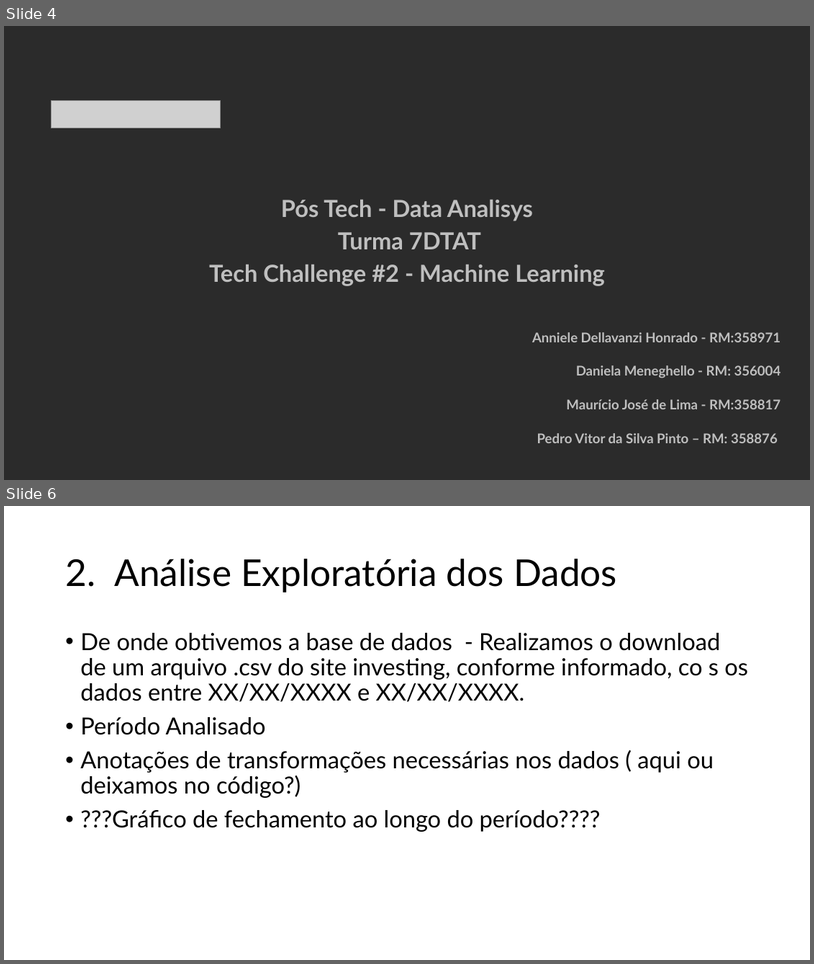
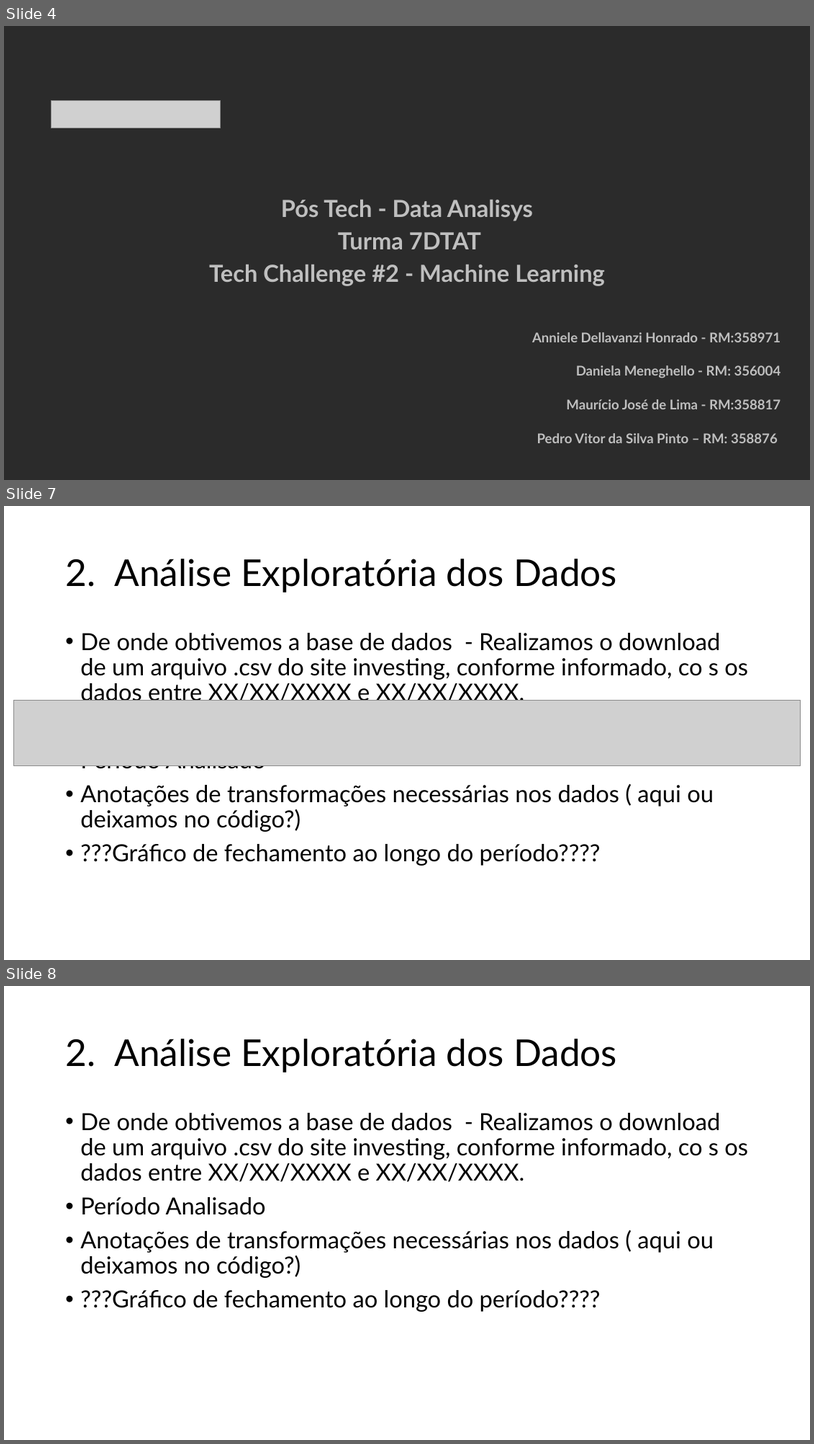
Before and after one commit to jdlmauricio/techalleg_fase_2, a slide deck: Tech Challenge 2.pptx. Shown one above the other, each under a label of ours: slides 4 and 6 before the commit, slides 4, 7 and 8 after it; the slides between them are not shown. The pictures are 814x964 and 814x1444 pixels, drawn with LibreOffice and Linux fonts; fonts in the diff are those of the drawing; grey boxes stand for pictures; background and template pictures are left out; a plain dark background stands for a picture behind light text. Boxes give left, top, right and bottom in pixels: in the first picture for what was removed or moved away, otherwise in the second. Text is boxed around its words. In the diff, an @@ line names an element or a change of style, - is before the commit and + after.

```diff
--- a/Tech Challenge 2.pptx
+++ b/Tech Challenge 2.pptx
@@ slide 7 added at [4, 506, 810, 960], background picture (left out) @@
@@ title added at [115, 559, 617, 592], 44 pt, text #000000 @@
+2. Análise Exploratória dos Dados
@@ text added at [80, 633, 748, 865], 28 pt, text #000000 @@
+• De onde obtivemos a base de dados - Realizamos o download de um arquivo .csv do site investing, conforme informado, co s os dados entre XX/XX/XXXX e XX/XX/XXXX.
+• Período Analisado
+• Anotações de transformações necessárias nos dados ( aqui ou deixamos no código?)
+• ???Gráfico de fechamento ao longo do período????
@@ picture added at [13, 700, 801, 765] @@
@@ what was slide 6 is now slide 8 @@
```
Also in this commit, not shown: 1 slide changed, 1 other slide added.
